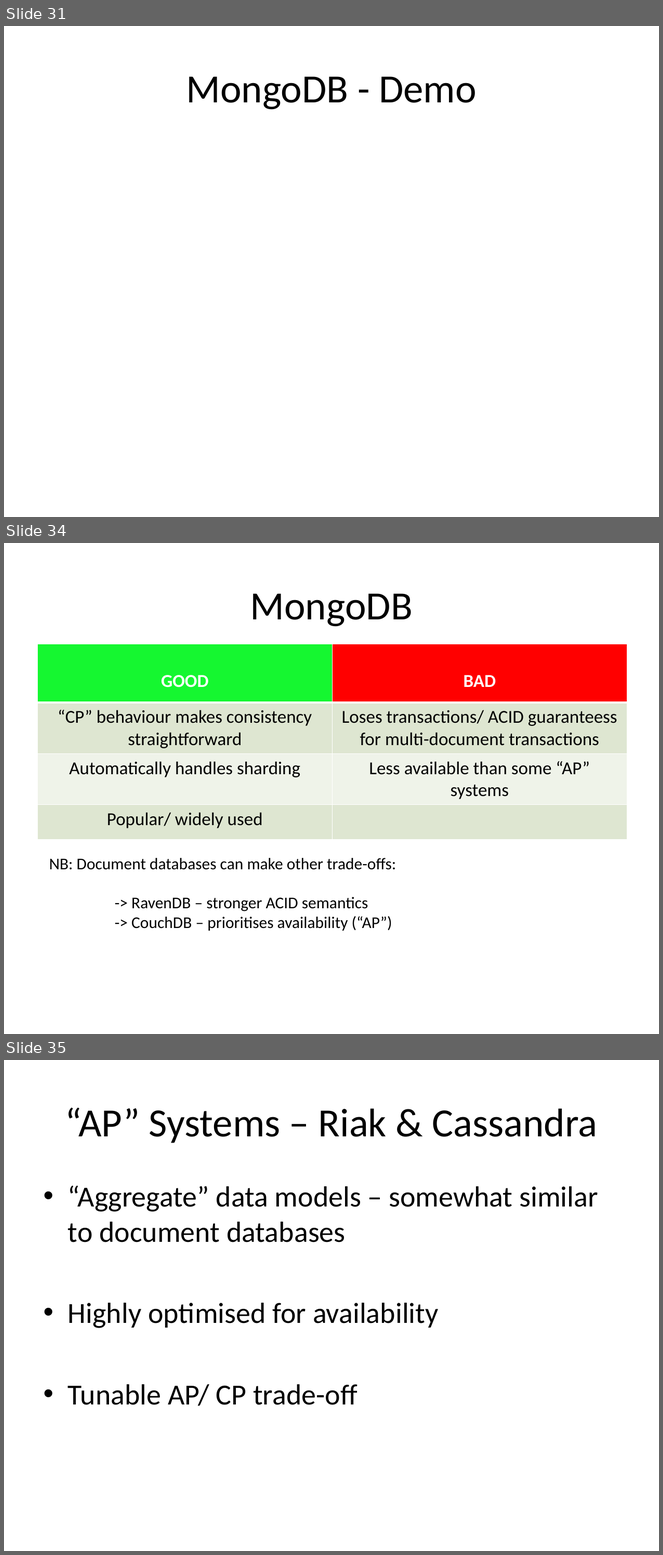
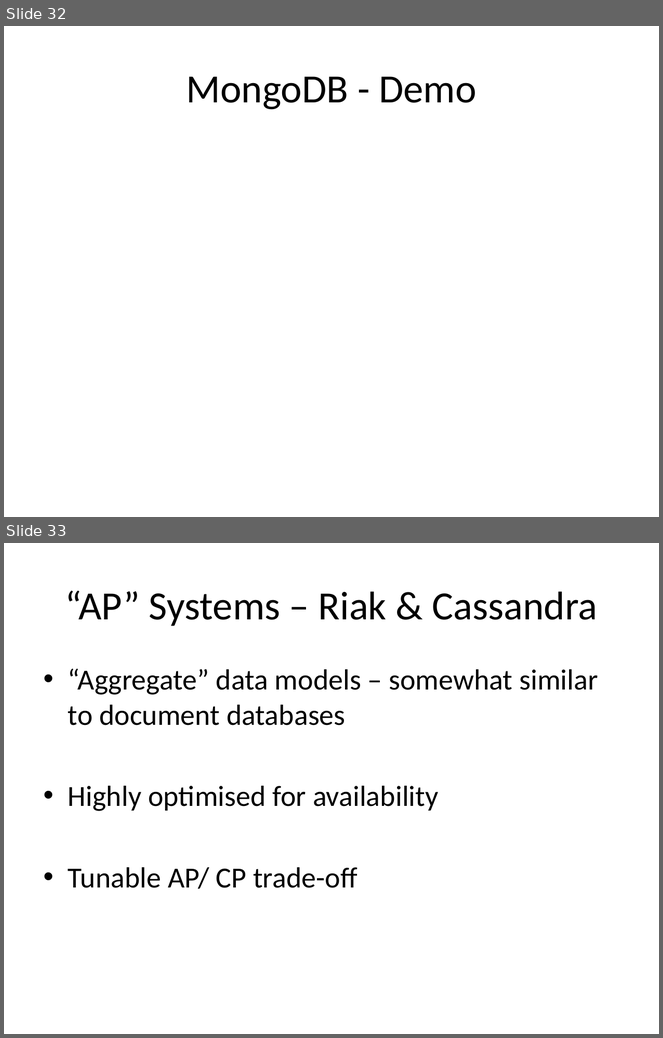
Before and after one commit to alexdgarland/database-demos, a slide deck: Slides/Not Only SQL - Picking A Database for DotNET.pptx. Shown one above the other, each under a label of ours: slides 31, 34 and 35 before the commit, slides 32 and 33 after it; the slides between them are not shown. The pictures are 663x1555 and 663x1038 pixels, drawn with LibreOffice and Linux fonts; fonts in the diff are those of the drawing. Boxes give left, top, right and bottom in pixels: in the first picture for what was removed or moved away, otherwise in the second. Text is boxed around its words. In the diff, an @@ line names an element or a change of style, - is before the commit and + after.

```diff
--- a/Slides/Not Only SQL - Picking A Database for DotNET.pptx
+++ b/Slides/Not Only SQL - Picking A Database for DotNET.pptx
@@ slide 34 removed at (x1=4, y1=543, x2=659, y2=1034), background #FFFFFF @@
@@ title removed at (x1=250, y1=593, x2=413, y2=627) @@
-MongoDB
@@ table removed at (x1=37, y1=644, x2=627, y2=838), 4 rows, 2 columns @@
-GOOD | BAD
-“CP” behaviour makes consistency straightforward | Loses transactions/ ACID guaranteess for multi-document transactions
-Automatically handles sharding | Less available than some “AP” systems
-Popular/ widely used | 
@@ text removed at (x1=49, y1=858, x2=396, y2=931) @@
-NB: Document databases can make other trade-offs:
--> RavenDB – stronger ACID semantics
--> CouchDB – prioritises availability (“AP”)
@@ what was slide 31 is now slide 32 @@
@@ what was slide 35 is now slide 33 @@
```
Also in this commit, not shown: 6 slides changed, 4 slides added, 3 other slides removed.
